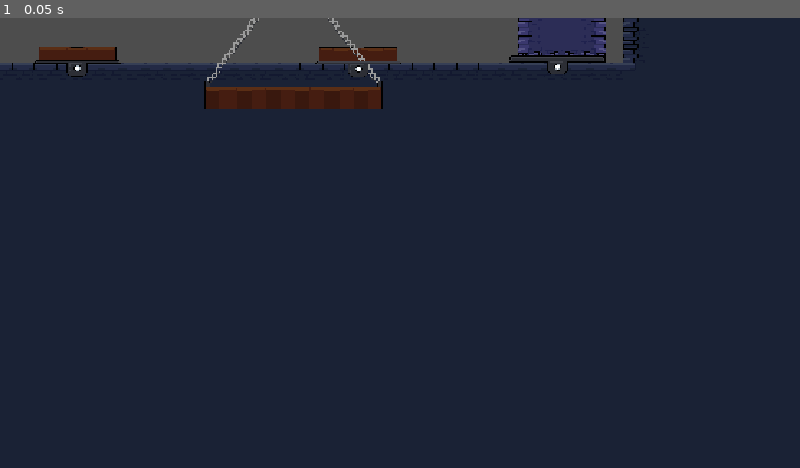
Above: before the commit, frame 1.
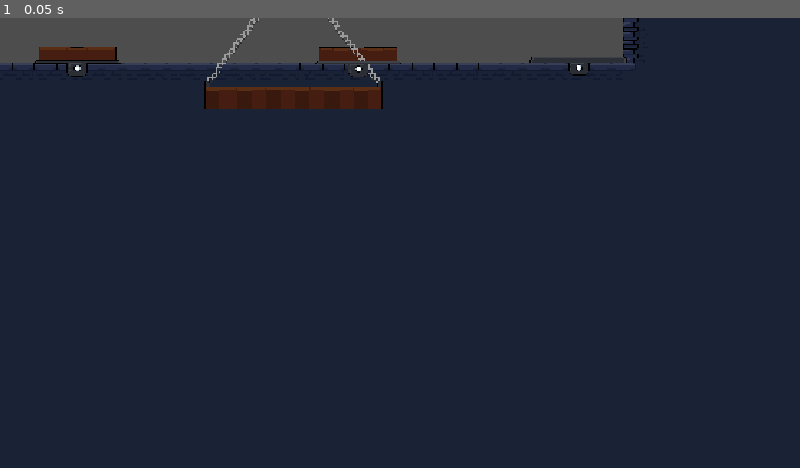
Above: after the commit, the same moment.

Repository: PeterCastell/monster-masher
Game: Godot game, scene res://level/TheSwap/level_5.tscn
Same seed, same stepped clock (60 frames per second), same inputs: the game is played once before the commit and once after it. This scene is started directly instead of the project's main scene. The engine's default icon, where the game draws it, is replaced by a stand-in: a white triangle on a blue panel in a dark square.
Inputs:
- Up to frame 1 (0.05 s): no input

The runs differ from the first frame. In frame 1, 1.1% of the frame differs, in the area x 63-79%, y 0-13%.
Error in both runs: Invalid access to property or key 'instance' on a base object of type 'null instance'. (res://PartSpawnPoint/part_spawn_point.gd:15)

Commit message:
hi

Diff:
--- /dev/null
+++ b/Triggerables/elevator.gd
@@ -0,0 +1 @@
+extends Node2D
--- a/grates/grate.tscn
+++ b/grates/grate.tscn
@@ -4,6 +4,7 @@
 [ext_resource type="Texture2D" uid="uid://m2xy80cya7j3" path="res://grates/grate_alebedo.png" id="1_evi4u"]
 
 [sub_resource type="RectangleShape2D" id="RectangleShape2D_5lrfx"]
+resource_local_to_scene = true
 size = Vector2(64, 32)
 
 [node name="Grate" type="StaticBody2D" unique_id=162422700]
--- a/level/TheSwap/level_5.tscn
+++ b/level/TheSwap/level_5.tscn
@@ -9,10 +9,6 @@
 [ext_resource type="PackedScene" uid="uid://kor34gar3d1w" path="res://Triggerables/elevator.tscn" id="6_kxcv6"]
 [ext_resource type="PackedScene" uid="uid://dj42i5esxuehp" path="res://Activators/buttonPart.tscn" id="7_ja8xx"]
 [ext_resource type="PackedScene" uid="uid://bkfkekb2y2kpe" path="res://grates/grate.tscn" id="8_rejrq"]
-
-[sub_resource type="RectangleShape2D" id="RectangleShape2D_qd3eq"]
-resource_local_to_scene = true
-size = Vector2(191.25, 318.5)
 
 [node name="Level1" type="Node2D" unique_id=2123833430 node_paths=PackedStringArray("spawn", "exit")]
 position = Vector2(1, 0)
@@ -40,66 +36,31 @@
 
 [node name="elevator" parent="." unique_id=717193406 instance=ExtResource("6_kxcv6")]
 position = Vector2(422, 99)
-target = Vector2(500, -728)
 
 [node name="CollisionShape2D" parent="elevator/AnimatableBody2D" parent_id_path=PackedInt32Array(717193406, 213036135) index="4" unique_id=525258301]
 one_way_collision = true
 
-[node name="Grate" parent="." unique_id=162422700 instance=ExtResource("8_rejrq")]
-position = Vector2(-128, -192)
-
-[node name="CollisionShape2D" parent="Grate" index="0" unique_id=809595331]
-position = Vector2(368, 16)
-scale = Vector2(67.101456, 1.8675355)
-
-[node name="TextureRect" parent="Grate" index="1" unique_id=296085494]
-offset_right = 832.0
-
-[node name="Grate2" parent="." unique_id=1134759428 instance=ExtResource("8_rejrq")]
-position = Vector2(-128, -313)
-
-[node name="CollisionShape2D" parent="Grate2" index="0" unique_id=809595331]
-position = Vector2(768, 16)
-scale = Vector2(9.141457, 1.8675355)
-
-[node name="TextureRect" parent="Grate2" index="1" unique_id=296085494]
-offset_left = 704.0
-offset_right = 832.0
-
 [node name="ButtonPart" parent="." unique_id=1203900194 instance=ExtResource("7_ja8xx")]
 position = Vector2(515, 62)
-scale = Vector2(1, 1)
+icon = 4
 
 [node name="ButtonPart2" parent="." unique_id=1288557135 instance=ExtResource("7_ja8xx")]
 position = Vector2(110, 61)
-scale = Vector2(1, 1)
 duration = 4.0
 
+[node name="Grate" parent="." unique_id=162422700 instance=ExtResource("8_rejrq")]
+position = Vector2(-128, -192)
+size = 14
+
+[node name="Grate2" parent="." unique_id=443094553 instance=ExtResource("8_rejrq")]
+position = Vector2(640, -320)
+size = 2
+
 [node name="RisingWall" parent="." unique_id=705945485 instance=ExtResource("2_kib4q")]
-position = Vector2(737, 63)
-target = Vector2(-42, -256)
-start_point = Vector2(-42, 0)
-
-[node name="AnimatableBody2D" parent="RisingWall" index="0" unique_id=1551159104]
-position = Vector2(-40, 0)
-
-[node name="Sprite2D" parent="RisingWall/AnimatableBody2D" index="0" unique_id=831543831]
-position = Vector2(1.2783456, 0)
-scale = Vector2(1, 1)
-
-[node name="LookAtMe!!" parent="RisingWall/AnimatableBody2D" index="1" unique_id=1414384491]
-offset_left = 7.0
-offset_right = 199.0
-offset_bottom = 320.0
-
-[node name="CollisionShape2D" parent="RisingWall/AnimatableBody2D" index="2" unique_id=525258301]
-position = Vector2(103.375, 159.75)
-shape = SubResource("RectangleShape2D_qd3eq")
+position = Vector2(768, 64)
+normally_open = true
 
 [connection signal="pushed" from="ButtonPart" to="RisingWall" method="rise"]
 [connection signal="pushed" from="ButtonPart2" to="elevator" method="rise"]
 
 [editable path="elevator"]
-[editable path="Grate"]
-[editable path="Grate2"]
-[editable path="RisingWall"]
Not shown, added: Triggerables/elevator.gd.uid
